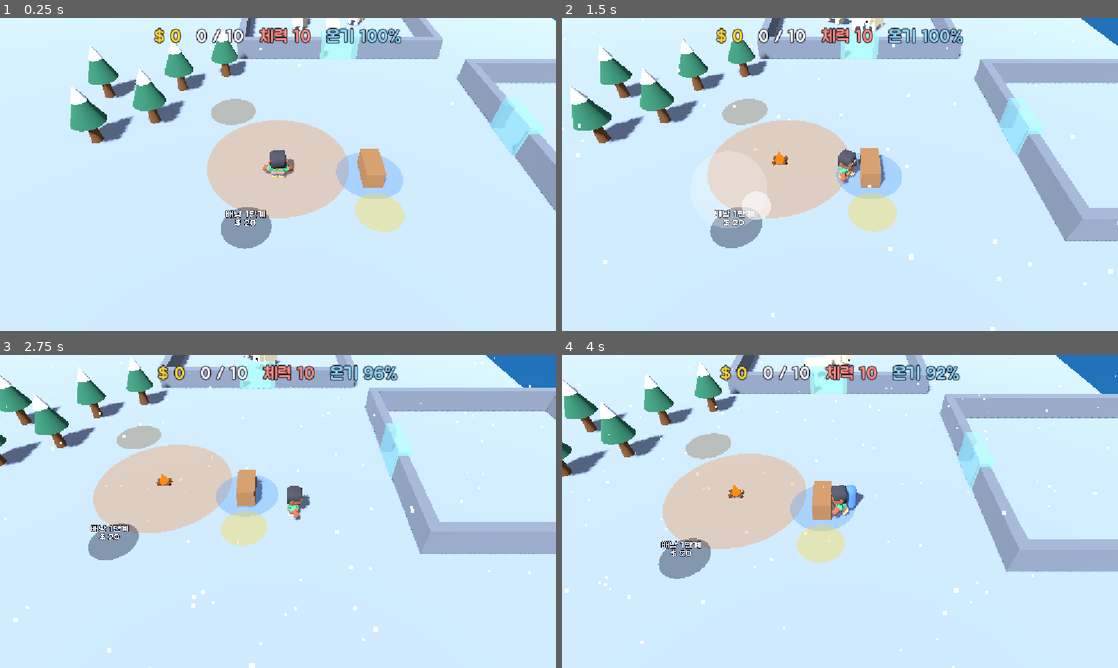
Above: before the commit, frames 1-4 (two rows, left to right).
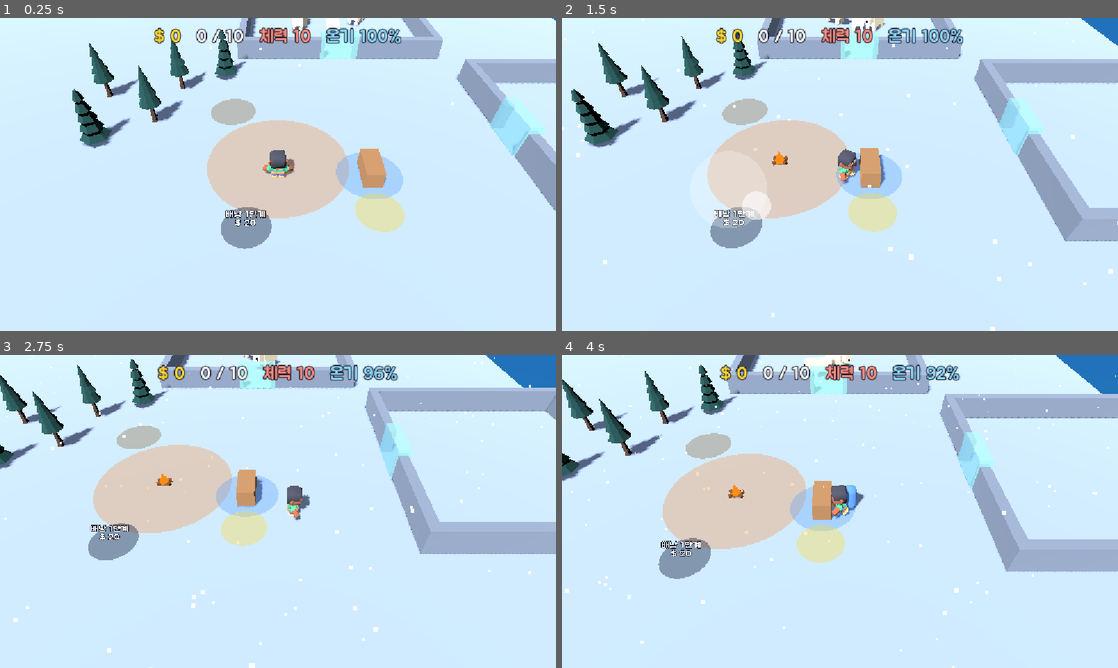
Above: after the commit, the same moments.

Repository: kimpro4214/FrostCamp
Game: Godot game, scene res://frost_camp/scenes/main.tscn
Two runs of this game, one before a commit and one after it. Both use one fixed random seed, a clock stepped at 60 frames per second and the inputs below.
Inputs (mouse positions are in pixels of both pictures, inside the frame that each line leads up to):
- Up to frame 1 (0.25 s): no input
- Up to frame 2 (1.5 s): move the mouse to (962, 158) at 0.52 s; hold D 0.53-1.25 s; click (962, 158) at 0.67 s; drag from (728, 190) to (812, 237) at 1.27 s
- Up to frame 3 (2.75 s): move the mouse to (333, 442) at 2.02 s; hold D from 2.03 s (still down)
- Up to frame 4 (4 s): release D at 2.75 s; drag from (812, 574) to (673, 464) at 2.77 s; move the mouse to (1006, 558) at 3.52 s; hold A from 3.53 s (still down)

The runs differ from the first frame. In frame 1, 3.4% of the frame differs, in the area x 12-45%, y 2-42%; in frame 2, 3.5%, in the area x 1-37%, y 2-42%; in frame 3, 2.6%; in frame 4, 2.9%.

Commit message:
feat: 프로스트 캠프 나무와 그루터기를 모델로 교체

Diff:
--- a/frost_camp/scenes/tree.tscn
+++ b/frost_camp/scenes/tree.tscn
@@ -1,39 +1,7 @@
 [gd_scene format=3]
 
 [ext_resource type="Script" path="res://frost_camp/scenes/tree_view.gd" id="1_script"]
-
-[sub_resource type="StandardMaterial3D" id="StandardMaterial3D_trunk"]
-albedo_color = Color(0.45, 0.3, 0.18, 1)
-
-[sub_resource type="CylinderMesh" id="CylinderMesh_stump"]
-material = SubResource("StandardMaterial3D_trunk")
-top_radius = 0.3
-bottom_radius = 0.35
-height = 0.4
-
-[sub_resource type="CylinderMesh" id="CylinderMesh_trunk"]
-material = SubResource("StandardMaterial3D_trunk")
-top_radius = 0.22
-bottom_radius = 0.3
-height = 1.2
-
-[sub_resource type="StandardMaterial3D" id="StandardMaterial3D_leaves"]
-albedo_color = Color(0.2, 0.45, 0.35, 1)
-
-[sub_resource type="CylinderMesh" id="CylinderMesh_leaves"]
-material = SubResource("StandardMaterial3D_leaves")
-top_radius = 0.0
-bottom_radius = 1.0
-height = 2.2
-
-[sub_resource type="StandardMaterial3D" id="StandardMaterial3D_snow"]
-albedo_color = Color(0.96, 0.98, 1, 1)
-
-[sub_resource type="CylinderMesh" id="CylinderMesh_snow"]
-material = SubResource("StandardMaterial3D_snow")
-top_radius = 0.0
-bottom_radius = 0.45
-height = 0.9
+[ext_resource type="PackedScene" path="res://frost_camp/assets/models/nature/stump_round.glb" id="2_stump"]
 
 [sub_resource type="CylinderShape3D" id="CylinderShape3D_trunk"]
 height = 1.0
@@ -42,24 +10,11 @@
 [node name="Tree" type="Node3D"]
 script = ExtResource("1_script")
 
-[node name="Stump" type="MeshInstance3D" parent="."]
-transform = Transform3D(1, 0, 0, 0, 1, 0, 0, 0, 1, 0, 0.2, 0)
-mesh = SubResource("CylinderMesh_stump")
+[node name="Stump" parent="." instance=ExtResource("2_stump")]
+transform = Transform3D(2.5, 0, 0, 0, 2.5, 0, 0, 0, 2.5, 0, 0, 0)
+visible = false
 
 [node name="Crown" type="Node3D" parent="."]
-transform = Transform3D(1, 0, 0, 0, 1, 0, 0, 0, 1, 0, 0.4, 0)
-
-[node name="Trunk" type="MeshInstance3D" parent="Crown"]
-transform = Transform3D(1, 0, 0, 0, 1, 0, 0, 0, 1, 0, 0.6, 0)
-mesh = SubResource("CylinderMesh_trunk")
-
-[node name="Leaves" type="MeshInstance3D" parent="Crown"]
-transform = Transform3D(1, 0, 0, 0, 1, 0, 0, 0, 1, 0, 2.1, 0)
-mesh = SubResource("CylinderMesh_leaves")
-
-[node name="Snow" type="MeshInstance3D" parent="Crown"]
-transform = Transform3D(1, 0, 0, 0, 1, 0, 0, 0, 1, 0, 2.85, 0)
-mesh = SubResource("CylinderMesh_snow")
 
 [node name="StaticBody3D" type="StaticBody3D" parent="."]
 
--- a/frost_camp/scenes/tree_view.gd
+++ b/frost_camp/scenes/tree_view.gd
@@ -2,12 +2,19 @@
 ## 나무 한 그루의 겉모습. 맞으면 흔들리고, 쓰러지면 넘어간 뒤 그루터기만 남고, 다시 자라면 솟아오른다.
 
 const Juice := preload("res://frost_camp/scenes/juice.gd")
+const MODELS := [
+	preload("res://frost_camp/assets/models/nature/tree_pineDefaultA.glb"),
+	preload("res://frost_camp/assets/models/nature/tree_pineRoundA.glb"),
+	preload("res://frost_camp/assets/models/nature/tree_pineDefaultB.glb"),
+]
+const MODEL_SCALE := 2.6
 
 var sim: FrostSim
 var index: int
 var _standing := true
 
 @onready var _crown: Node3D = $Crown
+@onready var _stump: Node3D = $Stump
 
 
 func setup(frost_sim: FrostSim, tree_index: int) -> void:
@@ -15,6 +22,9 @@
 	index = tree_index
 	var tree := sim.trees[index]
 	position = Vector3(tree.pos.x, 0.0, tree.pos.y)
+	var model: Node3D = MODELS[index % MODELS.size()].instantiate()
+	model.scale = Vector3.ONE * MODEL_SCALE
+	_crown.add_child(model)
 	sim.tree_hit.connect(_on_tree_hit)
 	sim.tree_felled.connect(_on_tree_felled)
 
@@ -26,6 +36,7 @@
 		_crown.visible = true
 		Juice.pop(_crown, Vector3(0.3, 0.3, 0.3), 0.4)
 	_standing = standing
+	_stump.visible = not standing
 
 
 func _on_tree_hit(hit_index: int) -> void:
